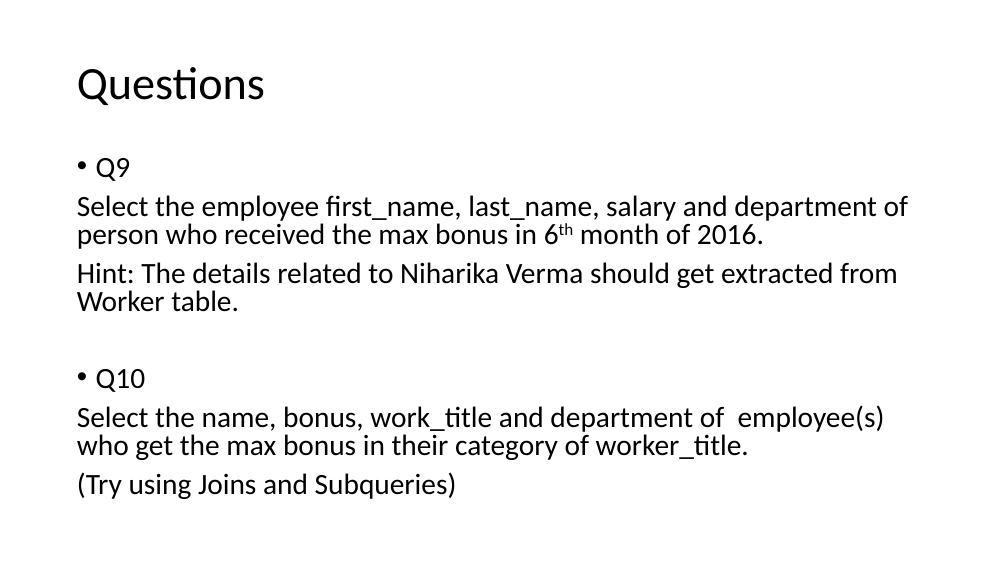
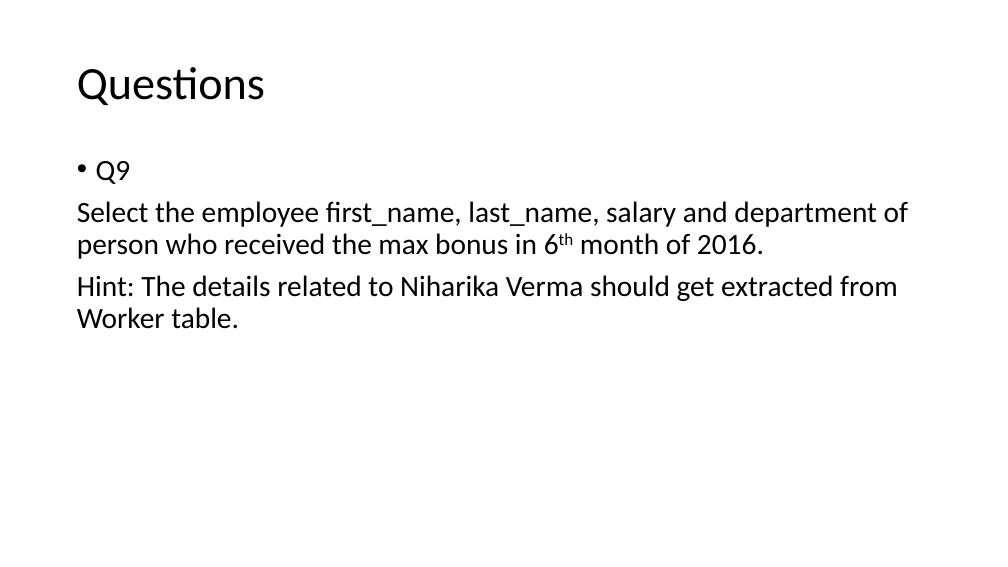
Before and after one commit to vvthakral/data-science-bootcamp, a slide deck: slide 29 of week-2-sql/sql.pptx. Drawn at 1008x567 pixels with LibreOffice and Linux fonts; fonts in the diff are those of the drawing. Boxes give left, top, right and bottom in pixels: in the first picture for what was removed or moved away, otherwise in the second. Text is boxed around its words. In the diff, an @@ line names an element or a change of style, - is before the commit and + after.

```diff
--- a/week-2-sql/sql.pptx
+++ b/week-2-sql/sql.pptx
@@ text "Q9" at (77, 161, 908, 329): line spacing 0.8 to 0.9 @@
@@ text at (77, 369, 885, 499): paragraphs removed @@
-• Q10
-Select the name, bonus, work_title and department of employee(s) who get the max bonus in their category of worker_title.
-(Try using Joins and Subqueries)
```
Also in this commit, not shown: 10 other slides changed, 1 slide removed.
